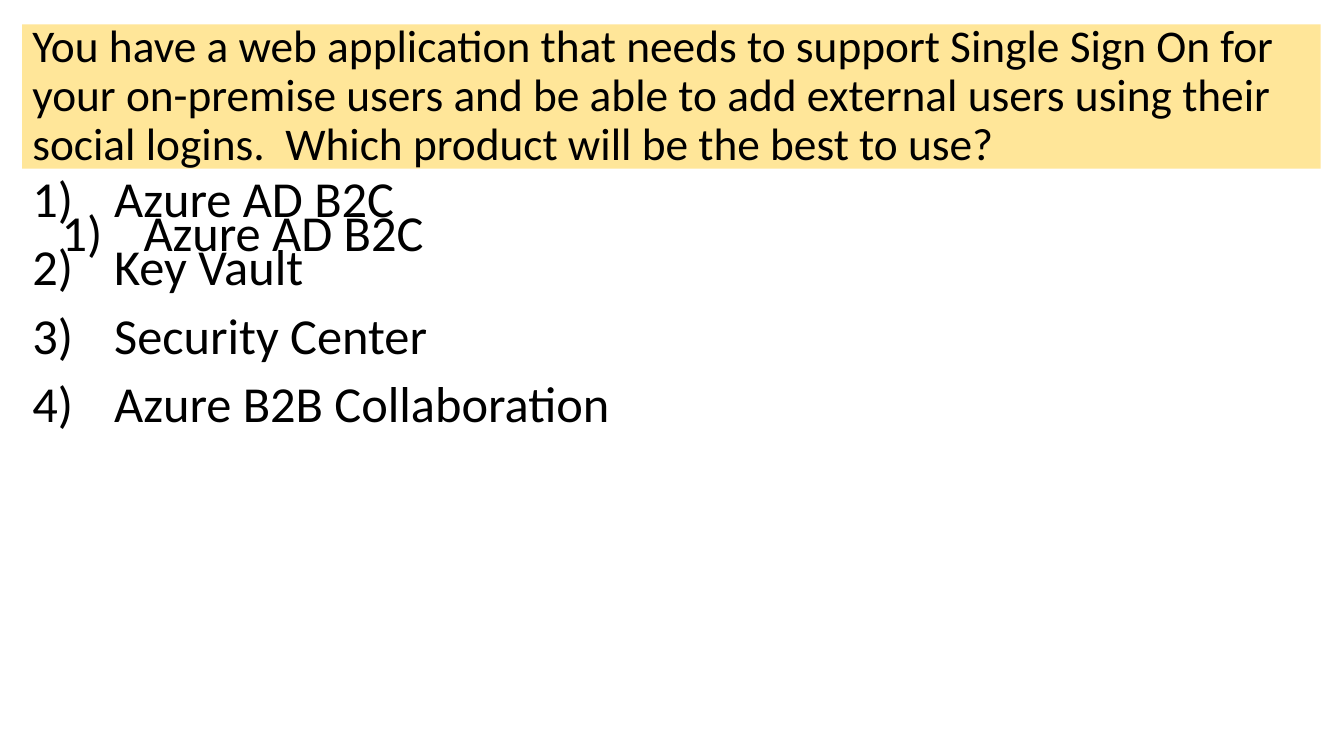
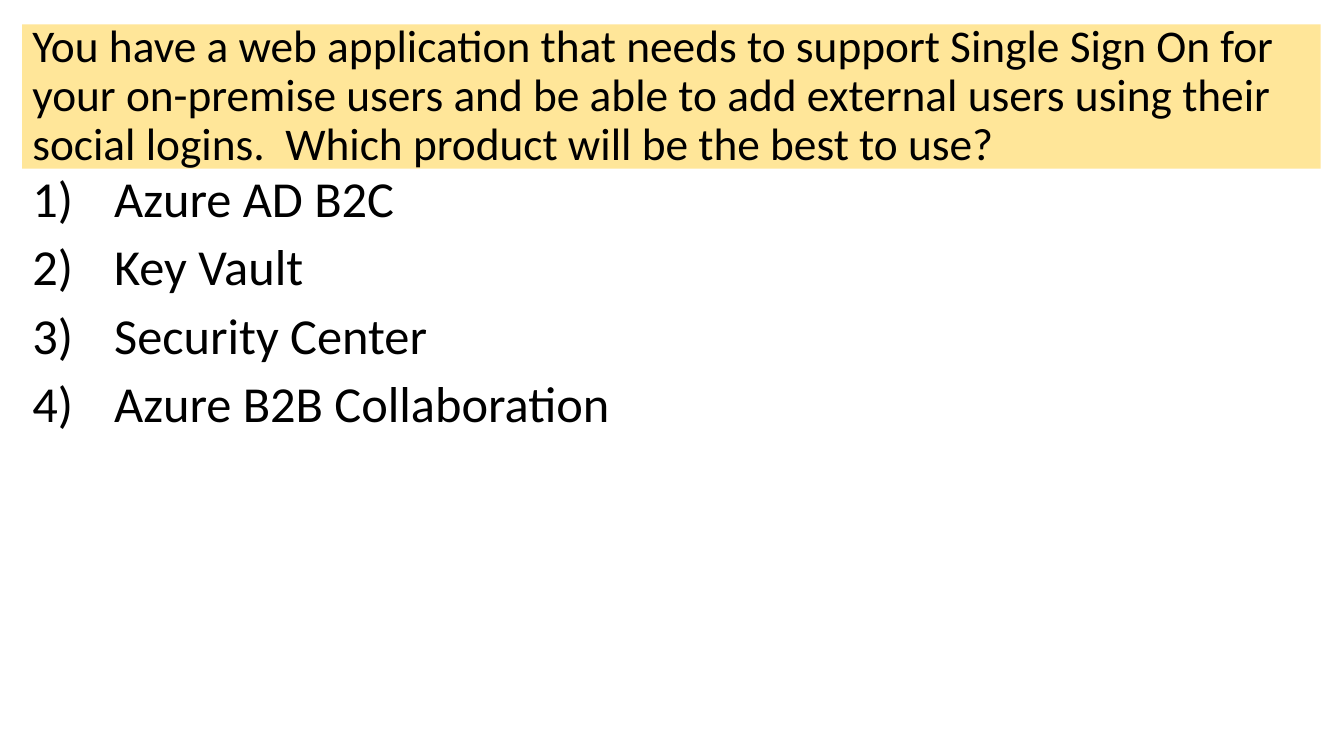
Before and after one commit to dstolts/70-534, a slide deck: slide 35 of Presentations/70-534-Combined-SecuritySlides.pptx (slide 31 before the commit). Drawn at 1344x756 pixels with LibreOffice and Linux fonts; fonts in the diff are those of the drawing. Boxes give left, top, right and bottom in pixels: in the first picture for what was removed or moved away, otherwise in the second. Text is boxed around its words. In the diff, an @@ line names an element or a change of style, - is before the commit and + after.

```diff
--- a/Presentations/70-534-Combined-SecuritySlides.pptx
+++ b/Presentations/70-534-Combined-SecuritySlides.pptx
@@ text removed at [144, 210, 424, 263] @@
-1) Azure AD B2C
```
Also in this commit, not shown: 5 other slides changed, 4 slides added.
